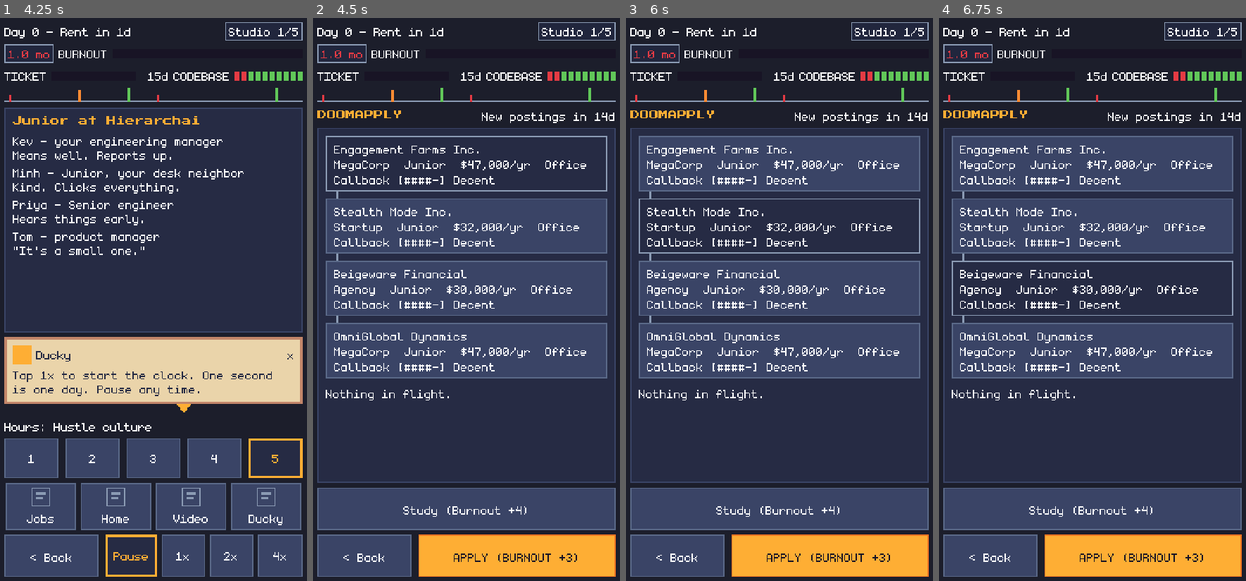
Above: before the commit, frames 1-4 (left to right).
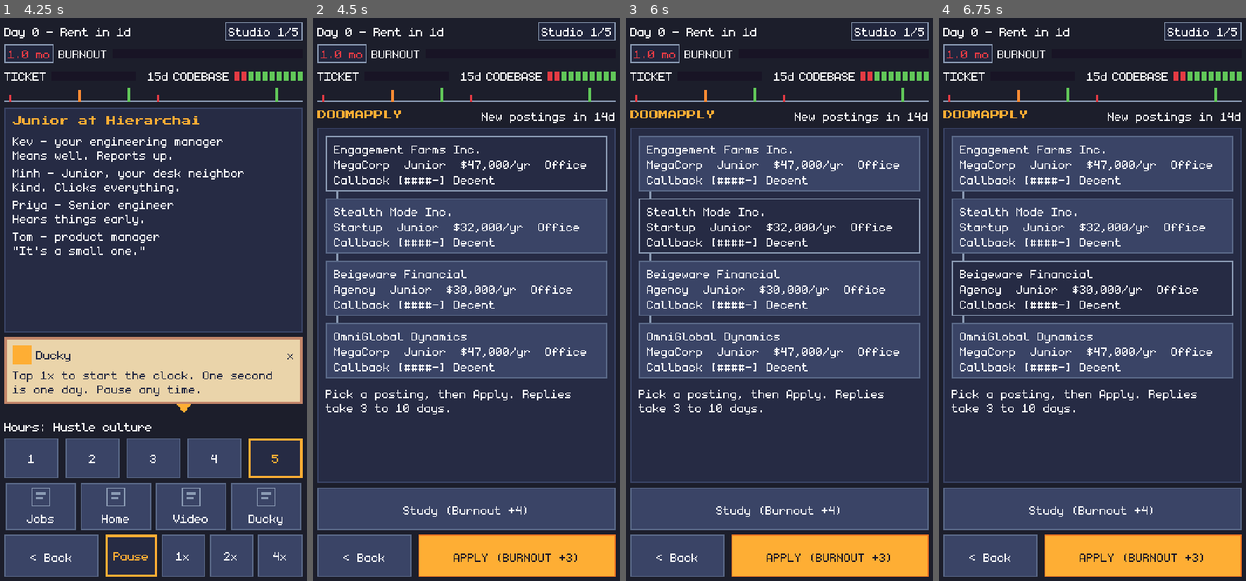
Above: after the commit, the same moments.

Repository: Lecoeurdelest/swe-simulator
Game: Godot game, scene res://features/work/work.tscn
Two runs of this game, one before a commit and one after it. Both use one fixed random seed, a clock stepped at 60 frames per second and the inputs below. This scene is started directly instead of the project's main scene.
Inputs:
- Up to frame 1 (4.25 s): click "1" at 0.5 s; click "2" at 1.25 s; click "3" at 2 s; click "4" at 2.75 s; click "5" at 3.5 s
- Up to frame 2 (4.5 s): click "Jobs" at 4.25 s
- Up to frame 3 (6 s): click "Engagement Farms Inc. MegaCor…" at 5 s; click "Stealth Mode Inc. Startup Jun…" at 5.75 s
- Up to frame 4 (6.75 s): click "Beigeware Financial Agency Ju…" at 6.5 s

Frame 1 is identical in both runs. In frame 2, 0.5% of the frame differs, in the area x 4-84%, y 66-71%; in frame 3, 0.5%; in frame 4, 0.5%.

Commit message:
docs(step-16): M3 as built, its evidence and its tracking (STEP-16)
GDD 3.3, 4.6, 5.16, 5.18, 5.19, 5.20, S10, 10.7 and 11.7; ARCHITECTURE 6.3, 19.4,
19.5 (the adapter as built), 19.7, 19.10 and the new section 17 blocks; CONTENT
16.8 (every new line, with the review's 12 prompts, for your tone review);
DECISIONS A97-A99 (what the build decided); KILL_TESTS moments 12-14; ROADMAP
Step 16; the review queue (what waits for you and what the build showed); the
M2 playtest protocol for what M3 adds.

The board shows its first-visit hint on a first run, and a MegaCorp posting's
second interview says ROUND 2 OF 7. Evidence in .project/evidence/STEP-16/:
430 tests in 34 suites, the five bots (10,000 seeds each) identical to STEP-14's
reports, the kill tests of moments 9, 10, 12, 13 and 14, 18 screenshots.
STEP-16 is verifying: the tone sign-off and a playthrough are yours.

Diff:
--- a/data/content/barks.json
+++ b/data/content/barks.json
@@ -265,5 +265,6 @@
   "vs_dana_move_layoff": "Special move: The Reshaping",
   "ui_laid_off_feed": "Laid off from {company}. Severance: {money}.",
   "ui_sign": "Drag to sign",
-  "ui_sign_tap": "Tap to sign"
+  "ui_sign_tap": "Tap to sign",
+  "vs_banner_big_2": "ROUND 2 OF 7"
 }
--- a/features/interview/interview.gd
+++ b/features/interview/interview.gd
@@ -212,7 +212,7 @@
 	var warmup_id := str(iv.get("warmup_id", ""))
 	_round_label.text = Content.text("barks", "ui_round", {"n": 1, "total": _prompts.size()})
 	_trace_start(iv)
-	_versus.play(str(iv.get("company_id", "")), str(iv.get("tier", "")))
+	_versus.play(str(iv.get("company_id", "")), str(iv.get("tier", "")), false, int(iv.get("index", 0)) > 0)
 	await _wait(_versus.finished)
 	_show_debug_panel()
 	await _greet(iv)
--- a/features/interview/versus_intro.gd
+++ b/features/interview/versus_intro.gd
@@ -79,7 +79,8 @@
 
 
 ## layoff = the layoff scene's VS (GDD 5.19, A93): Dana's layoff stat and move, and "DANA VS YOU" as the banner.
-func play(company_id: String, tier: String, layoff: bool = false) -> void:
+## second_duel = a MegaCorp posting's second interview (GDD 5.20): the banner says so (vs_banner_<tier>_2).
+func play(company_id: String, tier: String, layoff: bool = false, second_duel: bool = false) -> void:
 	var run: RunState = GameState.run
 	var cfg: BalanceConfig = Content.balance
 	var bg_entry: Dictionary = Content.entries("backgrounds").get(run.background_id, {})
@@ -97,7 +98,10 @@
 	_exp_bar.value = run.stat("exp")
 	_net_bar.value = run.stat("net")
 	_vs_label.text = Content.text("barks", "vs_versus")
-	_banner.text = Content.text("barks", "vs_layoff_title" if layoff else "vs_banner_" + tier)
+	var banner_id := "vs_banner_" + tier
+	if second_duel and Content.entry("barks", banner_id + "_2") != null:
+		banner_id += "_2"
+	_banner.text = Content.text("barks", "vs_layoff_title" if layoff else banner_id)
 	_slammed = false
 	_held = false
 	_playing = true
--- a/features/work/board_panel.gd
+++ b/features/work/board_panel.gd
@@ -59,7 +59,8 @@
 	_rebuild_nodes(nodes)
 	var can_apply := WorkBoard.can_apply(s, cfg)
 	_refresh.text = Content.text("barks", "ui_board_refresh", {"days": WorkBoard.days_to_refresh(s, cfg)})
-	var waiting := _waiting_text(WorkBoard.waiting(s))
+	var first_time := session.first_run and int(s.stats.get("applies", 0)) == 0   # the first visit: say how it works
+	var waiting := _waiting_text(WorkBoard.waiting(s), first_time)
 	if can_apply:
 		_apply.text = UiText.primary(Content.text("barks", "ui_apply_cost", {"n": int(WorkBoard.apply_burnout(s, cfg))}))
 	else:
@@ -125,9 +126,9 @@
 		button.add_theme_stylebox_override(state, box)
 
 
-func _waiting_text(waiting: Array) -> String:
+func _waiting_text(waiting: Array, first_time: bool = false) -> String:
 	if waiting.is_empty():
-		return Content.text("barks", "ui_board_nothing")
+		return Content.text("barks", "ui_board_hint" if first_time else "ui_board_nothing")
 	var lines := PackedStringArray([Content.text("barks", "ui_board_waiting")])
 	for item: Dictionary in waiting:
 		var id := "ui_app_reply" if String(item["kind"]) == "reply" else "ui_app_interview"
--- a/tests/test_adapter.gd
+++ b/tests/test_adapter.gd
@@ -248,3 +248,46 @@
 	assert_false(session.wants_offer(), "a lost interview leaves no offer")
 	assert_eq(session.sim.applications.size(), 0, "and the application is gone")
 	assert_eq(session.laid_off_company, "", "Dana has met you since")
+
+
+## AC-S16-1 and AC-S16-2 in one run: run 1 from day 0 to the layoff, the board, an application, a won interview, the
+## contract, and Accept starting job 2.
+func test_run_one_plays_from_day_zero_through_the_board_to_job_two() -> void:
+	var c := SimContext.load_default()
+	var session := WorkSession.start(c, 1, 20261009, [], "Alex", true)
+	session.queue_clip()
+	assert_true(session.is_blocked(), "run 1 opens on the clip")
+	session.dismiss_notice()
+	session.play_to_layoff()
+	assert_true(session.wants_layoff_scene(), "the layoff scene comes after the five signs and the review")
+	assert_eq(session.sim.day, 240, "on day 240")
+	assert_eq(session.laid_off_company, "co_synergai", "Hierarchai let you go")
+	session.acknowledge()
+	assert_true(session.take_board_hint(), "the board opens by itself")
+	assert_false(session.sim.employed, "between jobs")
+	var posting: Dictionary = {}
+	for p: Dictionary in session.sim.board:
+		if String(p["archetype"]) != "megacorp":   # a MegaCorp posting takes two duels (M4 puts the second on screen)
+			posting = p
+			break
+	session.apply_to(int(posting["id"]))
+	var app: Dictionary = session.sim.applications[0]
+	app["callback"] = true
+	app["reply"] = session.sim.day + 1
+	app["interview"] = session.sim.day + 3
+	var guard := 0
+	while not session.wants_duel() and guard < 30:
+		guard += 1
+		if session.is_blocked():
+			session.answer_simply(true)
+		else:
+			session.tick()
+	assert_true(session.wants_duel(), "the interview day arrives")
+	var checkpoint := session.begin_duel()
+	assert_eq(checkpoint["greet"], DuelAdapter.GREET_AFTER_LAYOFF, "Dana laid you off, then met you again")
+	session.finish_duel(true, 60.0)
+	assert_true(session.wants_offer(), "a won interview leads to the contract")
+	session.answer_offer(true)
+	assert_true(session.sim.employed, "Accept starts the job")
+	assert_eq(session.sim.jobs_held, 2, "job 2")
+	assert_eq(session.sim.job_company, posting["company"])
--- a/tests/test_content_lint.gd
+++ b/tests/test_content_lint.gd
@@ -719,7 +719,7 @@
 		"vs_review_exceeds", "bark_kev_close_below", "bark_kev_close_meets", "bark_kev_close_exceeds",
 		# M3: run 1's clip card and the team rows
 		"ui_clip_intro", "ui_clip_outro", "ui_clip_go", "ui_desk_empty", "ui_studio_s1", "ui_studio_s2", "ui_studio_s3",
-		"ui_studio_s4", "ui_studio_s5", "vs_dana_stat_layoff", "vs_dana_move_layoff", "ui_laid_off_feed", "ui_skip_hold", "ui_sign", "ui_sign_tap"])
+		"ui_studio_s4", "ui_studio_s5", "vs_dana_stat_layoff", "vs_dana_move_layoff", "ui_laid_off_feed", "ui_skip_hold", "ui_sign", "ui_sign_tap", "vs_banner_big_2"])
 	for kind: String in ["good", "ok", "bad"]:
 		for n: int in range(1, 4):
 			ids.append("bark_kev_%s_%d" % [kind, n])
Not shown, added: .project/evidence/STEP-16/2026-10-08-r1/coaster.json
Not shown, added: .project/evidence/STEP-16/2026-10-08-r1/grinder.json
Not shown, added: .project/evidence/STEP-16/2026-10-08-r1/lifestyle.json
Not shown, added: .project/evidence/STEP-16/2026-10-08-r1/planner.json
Not shown, added: .project/evidence/STEP-16/2026-10-08-r1/random.json
Binary file added: .project/evidence/STEP-16/2026-10-08-r1/screens/01_clip_card_and_team.png
Binary file added: .project/evidence/STEP-16/2026-10-08-r1/screens/02_team_minh_desk_empty.png
Binary file added: .project/evidence/STEP-16/2026-10-08-r1/screens/03_board_nodes.png
Binary file added: .project/evidence/STEP-16/2026-10-08-r1/screens/04_board_applied_waiting.png
Binary file added: .project/evidence/STEP-16/2026-10-08-r1/screens/05_callback_notice.png
Binary file added: .project/evidence/STEP-16/2026-10-08-r1/screens/06_interview_day_card.png
Binary file added: .project/evidence/STEP-16/2026-10-08-r1/screens/07_vs_interview.png
(and 28 more such lines)
